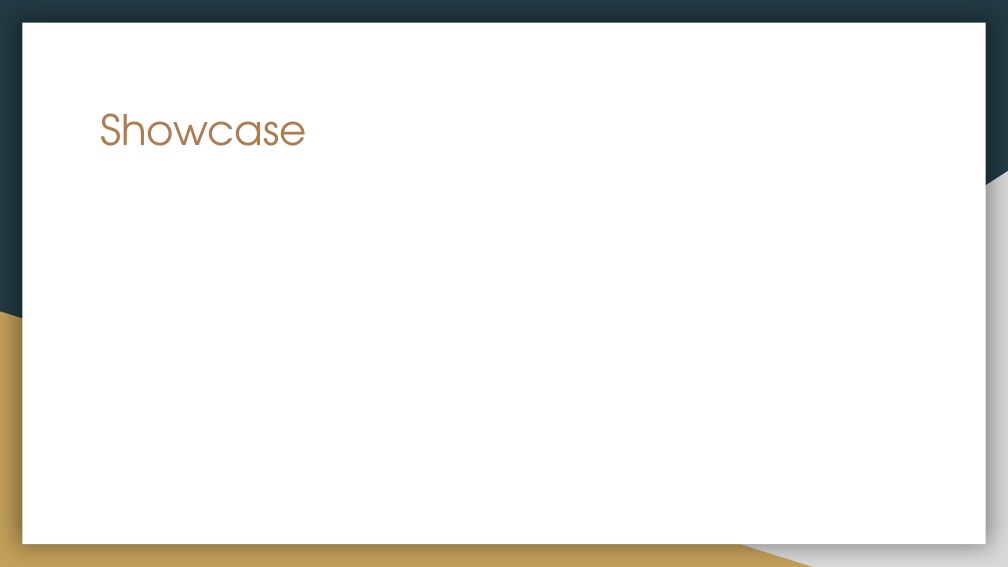
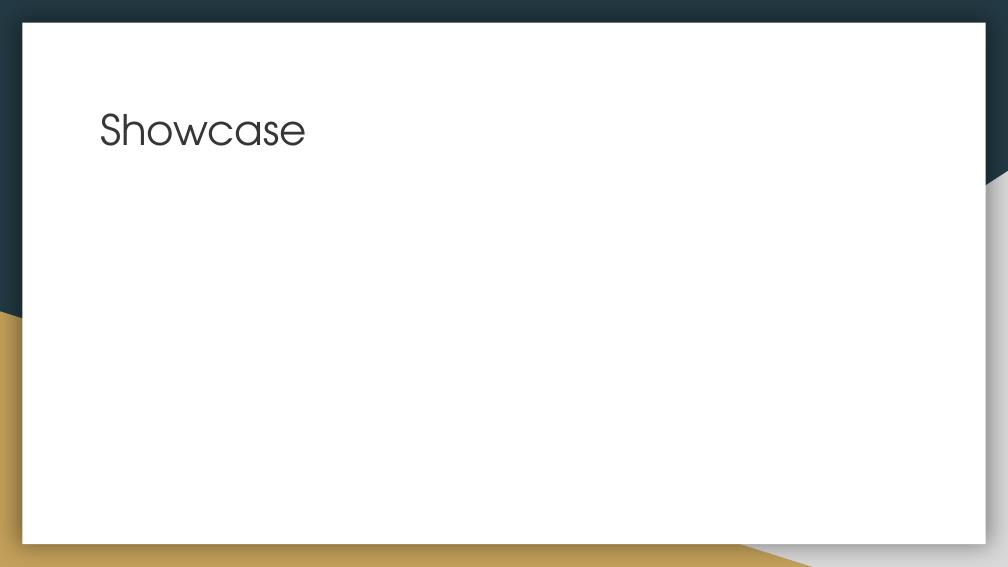
Before and after one commit to Lexa-Heda/TSA, a slide deck: slide 7 of TSA_Vortrag.pptx. Drawn at 1008x567 pixels with LibreOffice and Linux fonts; fonts in the diff are those of the drawing. Boxes give left, top, right and bottom in pixels: in the first picture for what was removed or moved away, otherwise in the second. Text is boxed around its words. In the diff, an @@ line names an element or a change of style, - is before the commit and + after.

```diff
--- a/TSA_Vortrag.pptx
+++ b/TSA_Vortrag.pptx
@@ title "Showcase" at [100, 113, 307, 146]: text colour #AF7B51 to #363636 @@
```
Also in this commit, not shown: 2 other slides changed, 1 other file.
